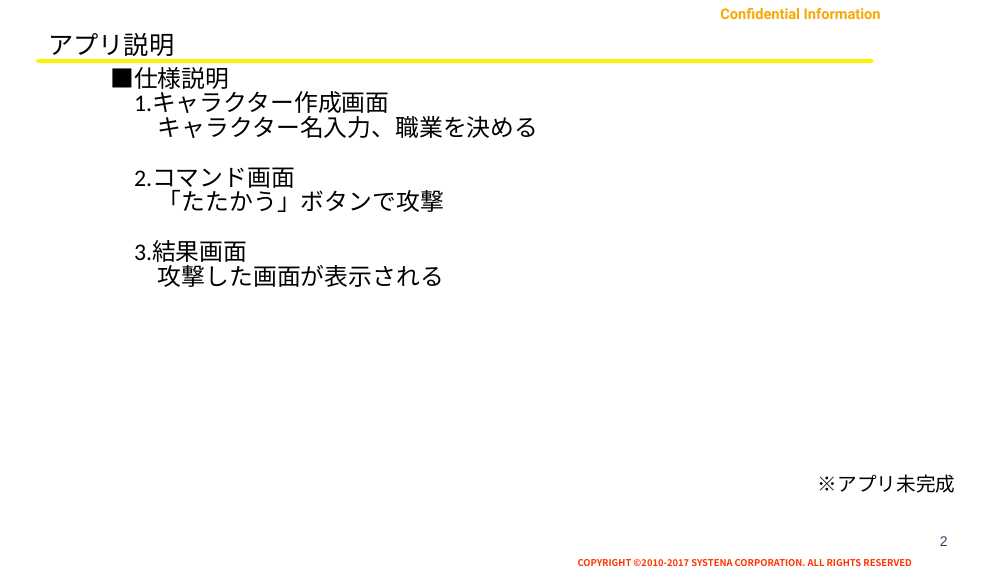
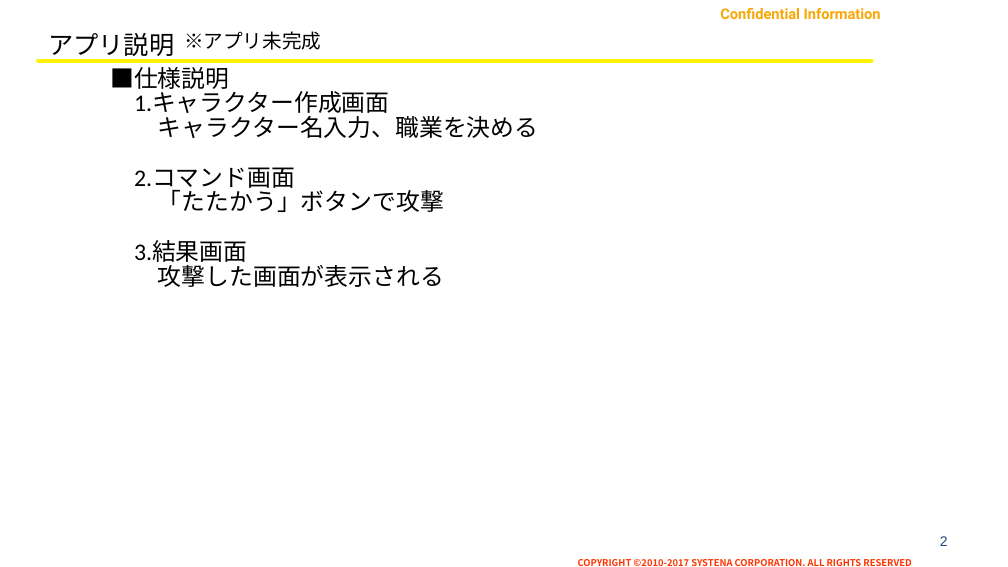
Before and after one commit to TouyonKimu/webjava_3, a slide deck: slide 2 of doc/201521_金度延_虎の穴振り返り資料.pptx. Drawn at 1008x567 pixels with LibreOffice and Linux fonts; fonts in the diff are those of the drawing; background and template pictures are left out. Boxes give left, top, right and bottom in pixels: in the first picture for what was removed or moved away, otherwise in the second. Text is boxed around its words. In the diff, an @@ line names an element or a change of style, - is before the commit and + after.

```diff
--- a/doc/201521_金度延_虎の穴振り返り資料.pptx
+++ b/doc/201521_金度延_虎の穴振り返り資料.pptx
@@ text "※アプリ未完成" moved from (x1=818, y1=474, x2=955, y2=493) to (x1=184, y1=31, x2=321, y2=50) @@
```
Also in this commit, not shown: 1 other slide changed.
